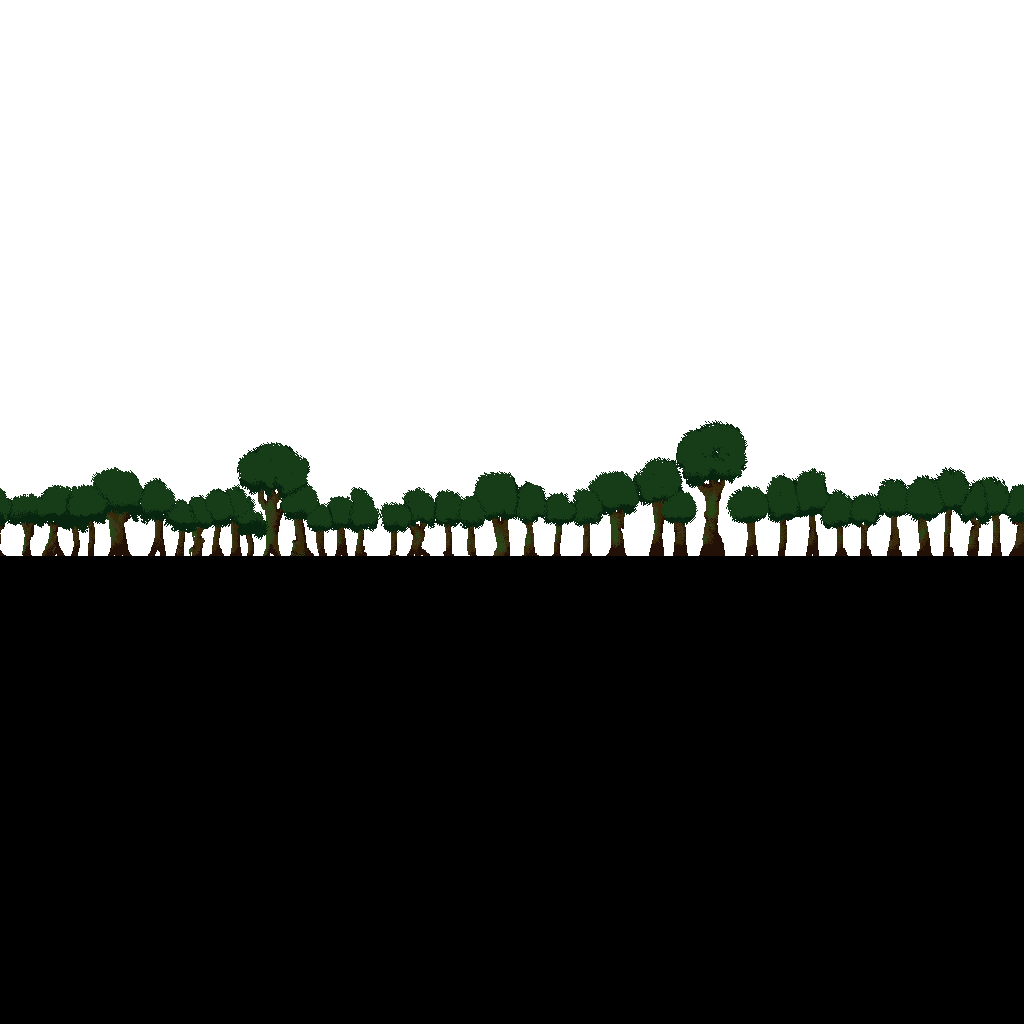
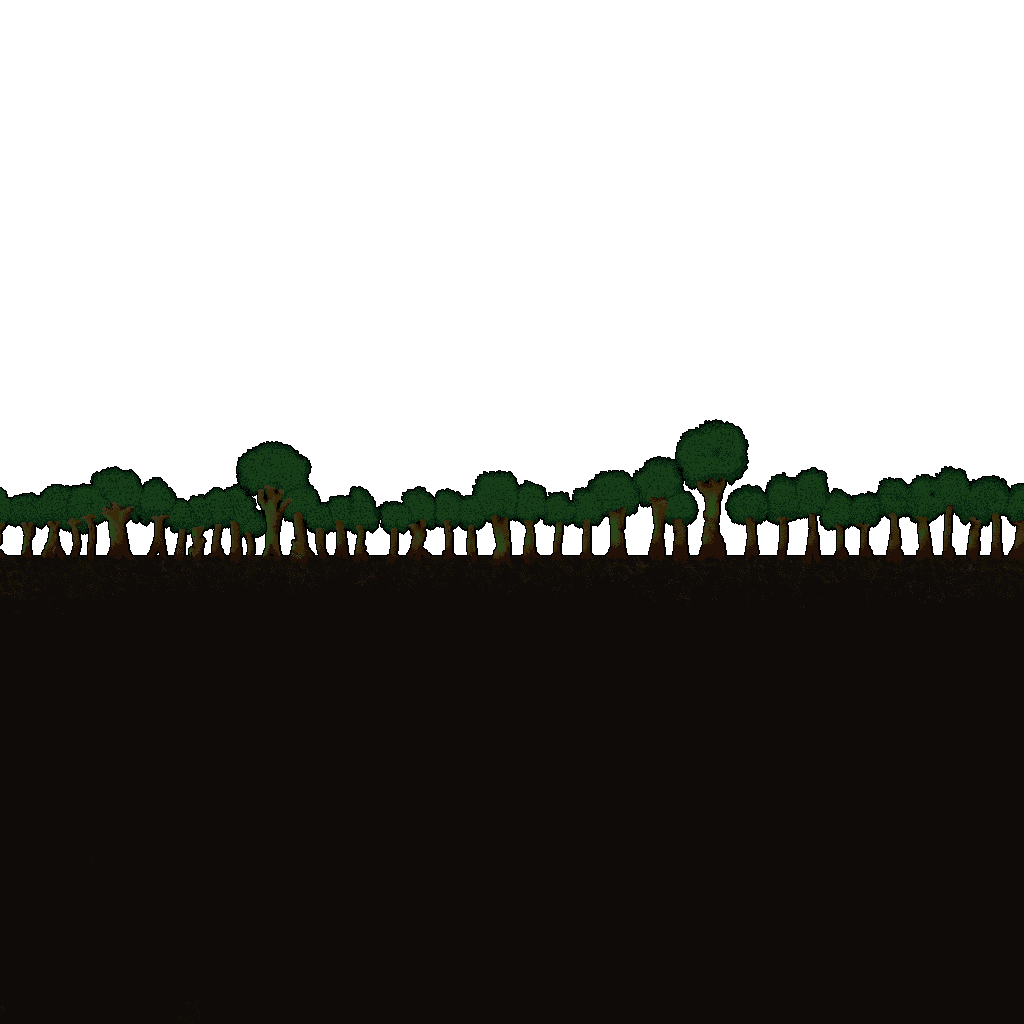
Revision of a layered 1024×1024 image; what changed, layer by layer:
moved "Trunks" above "Background", painted on it over (0, 478, 1024, 573)
painted on "Background" over (0, 556, 1024, 1024)
renamed "Leaves Proper" to "Leaves", painted on it over (0, 420, 1024, 540)
added layer "Border" over (0, 419, 1024, 1024)
